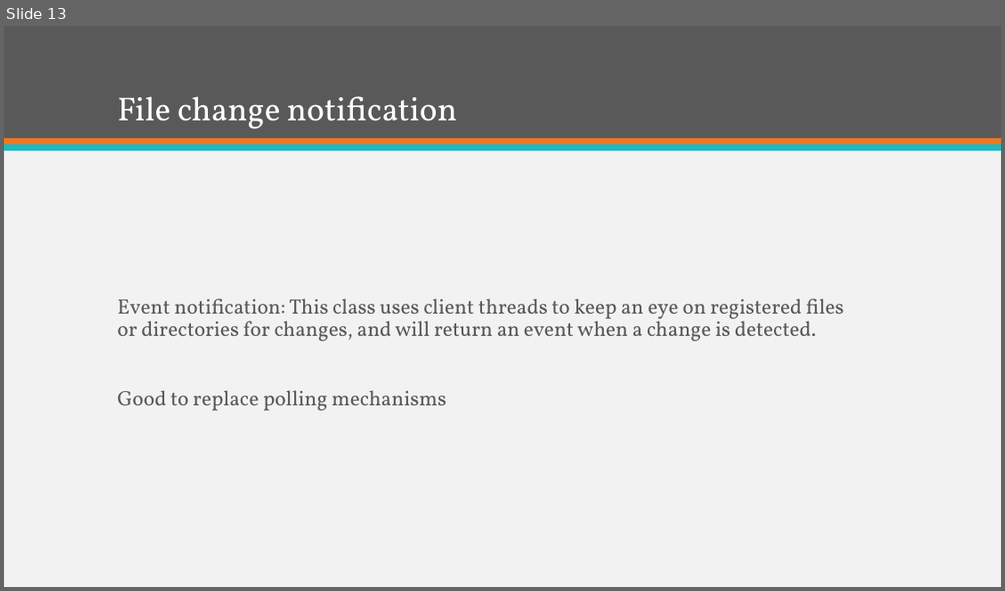
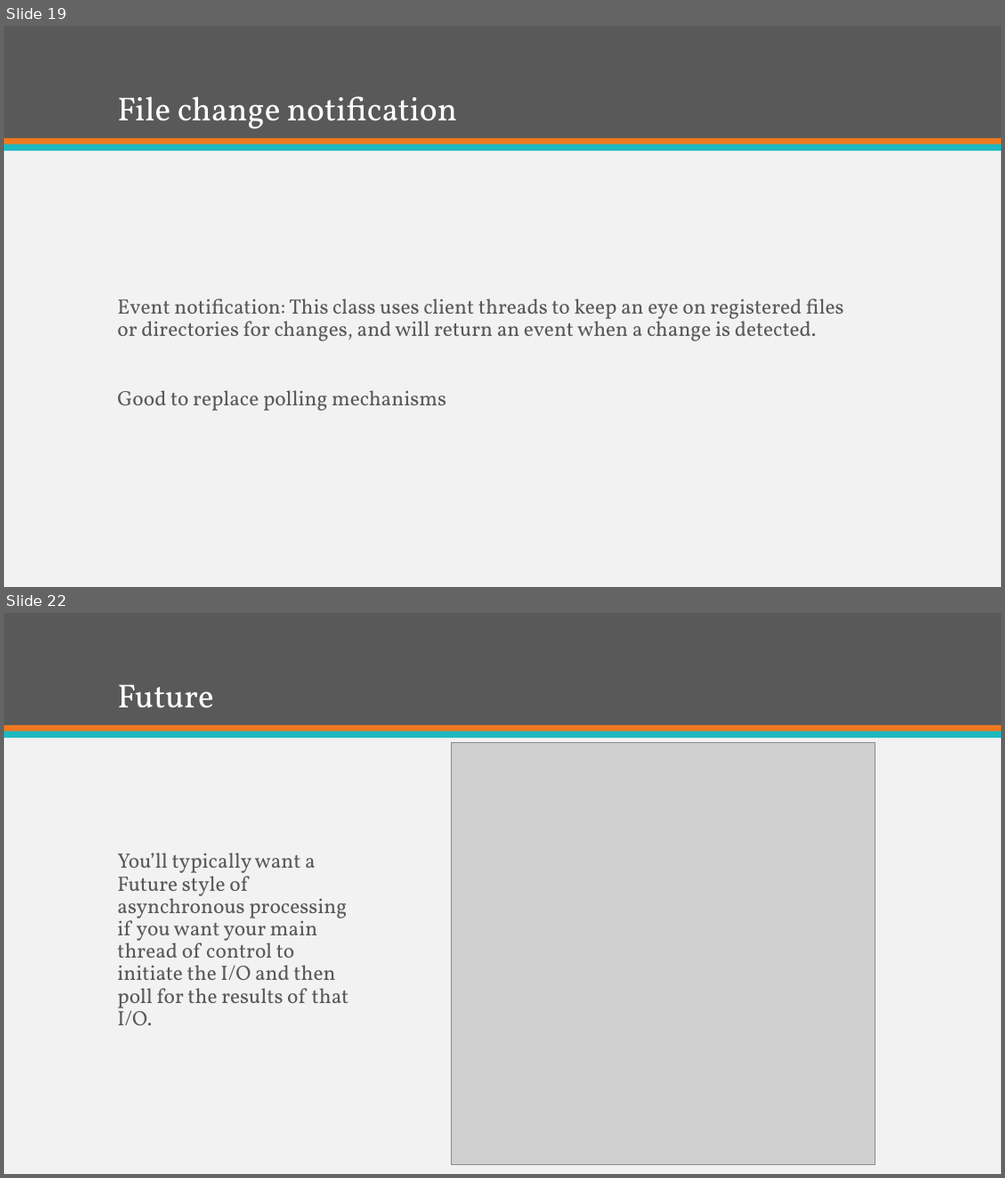
Before and after one commit to KKAries/my-repository, a slide deck: Brief Introduction of Java 7.pptx. Shown one above the other, each under a label of ours: slide 13 before the commit, slides 19 and 22 after it; the slides between them are not shown. The pictures are 1005x591 and 1005x1178 pixels, drawn with LibreOffice and Linux fonts; fonts in the diff are those of the drawing; grey boxes stand for pictures. Boxes give left, top, right and bottom in pixels: in the first picture for what was removed or moved away, otherwise in the second. Text is boxed around its words. In the diff, an @@ line names an element or a change of style, - is before the commit and + after.

```diff
--- a/Brief Introduction of Java 7.pptx
+++ b/Brief Introduction of Java 7.pptx
@@ slide 22 added at <box>4,613,1001,1174</box>, background #F2F2F2; not listed: 3 template elements that a slide beside it also shows @@
@@ title added at <box>117,684,213,708</box>, 32 pt, text #FFFFFF @@
+Future
@@ picture added at <box>451,742,876,1164</box> @@
@@ text added at <box>117,852,349,1025</box>, 20 pt, text #595959 @@
+You’ll typically want a Future style of asynchronous processing if you want your main thread of control to initiate the I/O and then poll for the results of that I/O.
@@ what was slide 13 is now slide 19 @@
```
Also in this commit, not shown: 3 slides changed, 10 other slides added, 2 other files.
